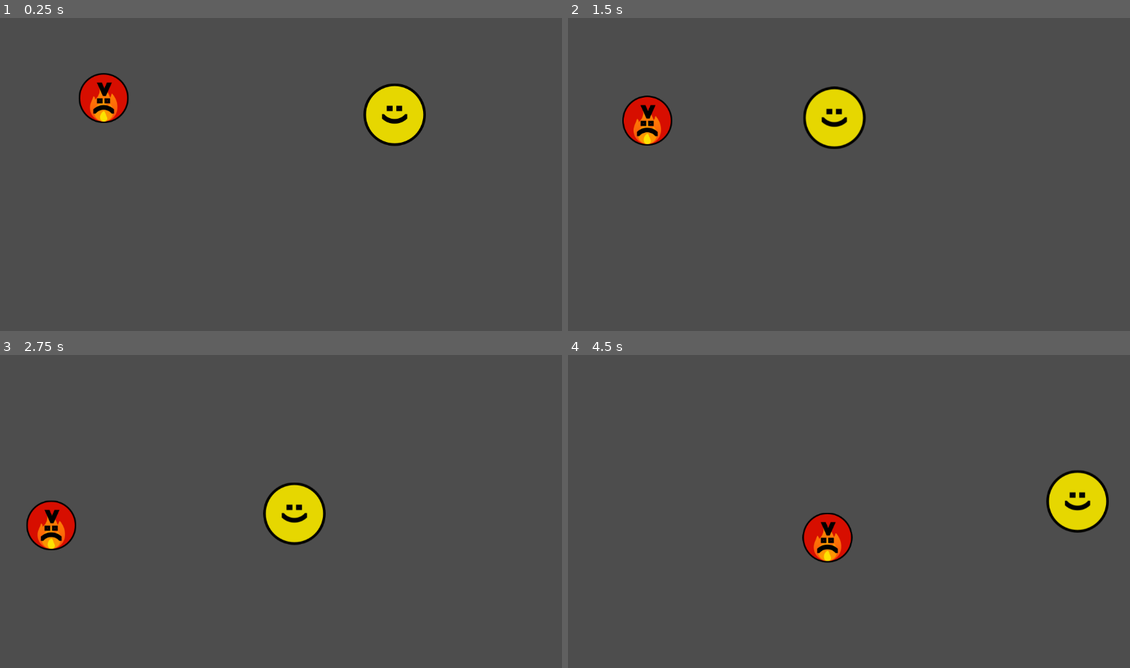
Above: before the commit, frames 1-4 (two rows, left to right).
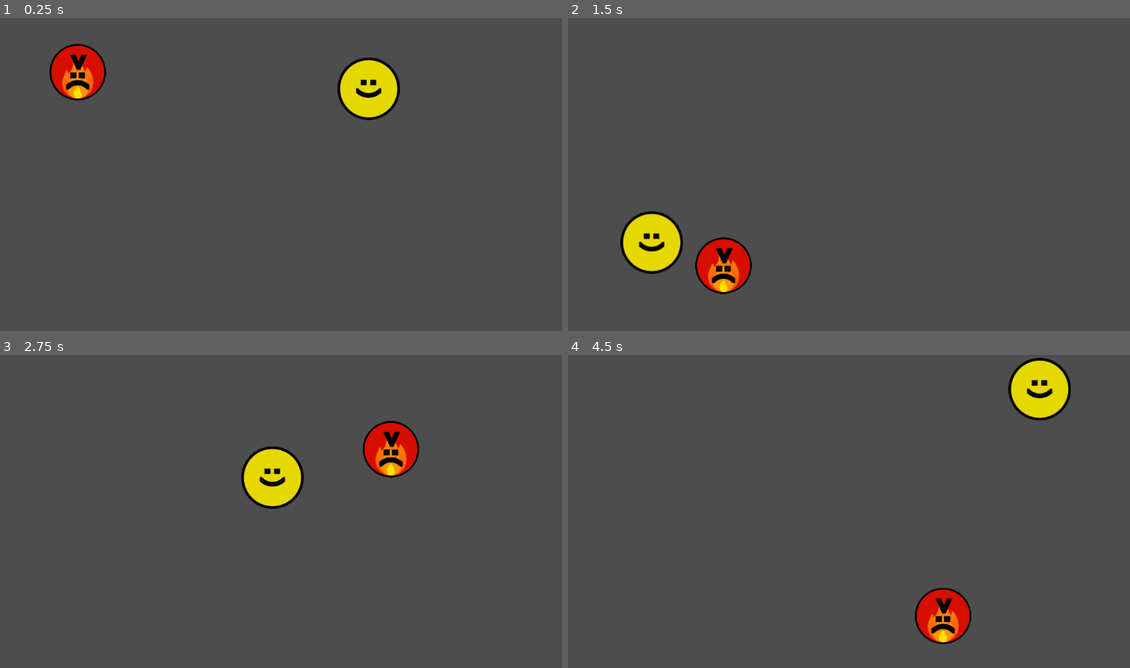
Above: after the commit, the same moments.

Repository: Cascachu/OrbCombat
Game: Godot game, scene res://game.tscn
Two runs of this game, one before a commit and one after it. Both use one fixed random seed, a clock stepped at 60 frames per second and the inputs below.
Inputs:
- Up to frame 1 (0.25 s): no input
- Up to frame 2 (1.5 s): no input
- Up to frame 3 (2.75 s): no input
- Up to frame 4 (4.5 s): no input

The runs differ from the first frame. In frame 1, 4.9% of the frame differs, in the area x 8-76%, y 8-41%; in frame 2, 6.1%, in the area x 9-53%, y 21-89%; in frame 3, 5.5%; in frame 4, 6.1%.

Commit message:
feature: Invincibility frames + infinite loop fix
- added an invincibility mode that activates for 1 second after two fighters collide, this fixes the issue of one collision being counted as 2 hits sometimes,
- added a random angle to each bounce to make infinite loops much less likely to happen
- seperated abilities, damage and movement logic so that each fighter has the same movement logic they inherit from the main "ball.gd" script

Diff:
--- a/Abilities/freeze.gd
+++ b/Conditions/freeze.gd
@@ -1,6 +1,6 @@
 extends Node
 
-var ticks_remaining = 4
+var ticks_remaining = 3
 var tick_timer = 0.0
 const TICK_TIME = 1.0
 
--- a/Fighters/ball.gd
+++ b/Fighters/ball.gd
@@ -1,31 +1,47 @@
 extends CharacterBody2D
 
-var speed = 300.0
+var speed = 600.0
 var max_health = 100
 var damage = 10
 var size = 1.0
 var health
 
-
+var invincible = false
+var invincibility_timer = 0.0
+const INVINCIBILITY_TIME = 0.3
 
 func _ready():
+	add_to_group("ball")
 	health = max_health
-	velocity = Vector2(-200, -200).normalized()*speed
+	velocity = Vector2(-200, -200).normalized() * speed
 	scale = Vector2(size, size)
 
-func take_damage(amount, name):
+func take_damage(amount, damaged_name):
 	health -= amount
-	print(name, " got hit! Health: ", health)
+	print(damaged_name, " got hit! Health: ", health)
 	if health <= 0:
 		queue_free()
 
+func use_ability(target):
+	pass  # base ball has no ability, child classes override this
 
 func _physics_process(delta):
+	if invincible:
+		invincibility_timer += delta
+		if invincibility_timer >= INVINCIBILITY_TIME:
+			invincible = false
 	var collision = move_and_collide(velocity * delta)
 	if collision:
-		velocity = velocity.bounce(collision.get_normal())
 		var collider = collision.get_collider()
 		if collider.is_in_group("ball"):
-			take_damage(collider.damage, name)
+			if !invincible:
+				use_ability(collider)
+				take_damage(collider.damage, name)
 			var push_direction = global_position - collider.global_position
-			velocity = push_direction.normalized() * speed
+			var random_angle = randf_range(-0.6, 0.6)
+			velocity = push_direction.normalized().rotated(random_angle) * speed
+			invincible = true
+			invincibility_timer = 0.0
+
+		else:
+			velocity = velocity.bounce(collision.get_normal()).rotated(randf_range(-0.4, 0.4))
--- a/Fighters/fire_orb.gd
+++ b/Fighters/fire_orb.gd
@@ -1,31 +1,18 @@
 extends "res://Fighters/ball.gd"
 
 func _ready():
-	max_health = 80
+	max_health = 100
 	damage = 0
-	size = 0.8
+	size = 0.9
 	super._ready()
 
-func _physics_process(delta):
-	var collision = move_and_collide(velocity * delta)
-	if collision:
-		var collider = collision.get_collider()
-		if collider.is_in_group("ball"):
-			apply_burn(collider)
-			take_damage(collider.damage, name)
-			var push_direction = global_position - collider.global_position
-			velocity = push_direction.normalized() * speed
-		else:
-			velocity = velocity.bounce(collision.get_normal())
-
-func apply_burn(target):
+func use_ability(target):
 	var existing = target.get_node_or_null("Burn")
 	if existing:
 		existing.stacks += 1
 		return
-
 	var burn = Node.new()
 	burn.name = "Burn"
-	burn.set_script(preload("res://Abilities/burn.gd"))
+	burn.set_script(preload("res://Conditions/burn.gd"))
 	target.add_child(burn)
 	burn.stacks = 1
--- /dev/null
+++ b/Fighters/ice_orb.gd
@@ -0,0 +1,18 @@
+extends "res://Fighters/ball.gd"
+
+func _ready():
+	max_health = 100
+	damage = 5
+	size = 1.1
+	super._ready()
+
+func use_ability(target):
+	var existing = target.get_node_or_null("Freeze")
+	if existing:
+		existing.ticks_remaining = 3
+		return
+
+	var freeze = Node.new()
+	freeze.name = "Freeze"
+	freeze.set_script(preload("res://Conditions/freeze.gd"))
+	target.add_child(freeze)
--- a/Fighters/ice_orb.tscn
+++ b/Fighters/ice_orb.tscn
@@ -1,6 +1,6 @@
 [gd_scene format=3 uid="uid://j43255y0q6xt"]
 
-[ext_resource type="Script" uid="uid://daj5hmmauett3" path="res://ice_orb.gd" id="1_p0aud"]
+[ext_resource type="Script" uid="uid://daj5hmmauett3" path="res://Fighters/ice_orb.gd" id="1_p0aud"]
 [ext_resource type="Texture2D" uid="uid://ccxbv2k3sbhpn" path="res://Fighters/Sprites/IceOrb.svg" id="2_p0aud"]
 
 [sub_resource type="CircleShape2D" id="CircleShape2D_ud1ju"]
--- a/ice_orb.gd
+++ /dev/null
@@ -1,31 +0,0 @@
-extends "res://Fighters/ball.gd"
-
-func _ready():
-	max_health = 90
-	damage = 5
-	size = 1.2
-	super._ready()
-
-func _physics_process(delta):
-	var collision = move_and_collide(velocity * delta)
-	if collision:
-		var collider = collision.get_collider()
-		if collider.is_in_group("ball"):
-			collider.take_damage(damage, collider.name)  # ice orb deals its damage to the frozen ball
-			take_damage(collider.damage, name)            # ice orb takes damage from the frozen ball
-			apply_freeze(collider)
-			var push_direction = global_position - collider.global_position
-			velocity = push_direction.normalized() * speed
-		else:
-			velocity = velocity.bounce(collision.get_normal())
-
-func apply_freeze(target):
-	var existing = target.get_node_or_null("Freeze")
-	if existing:
-		existing.ticks_remaining = 5
-		return
-
-	var freeze = Node.new()
-	freeze.name = "Freeze"
-	freeze.set_script(preload("res://Abilities/freeze.gd"))
-	target.add_child(freeze)
Renamed: Abilities/burn.gd -> Conditions/burn.gd
